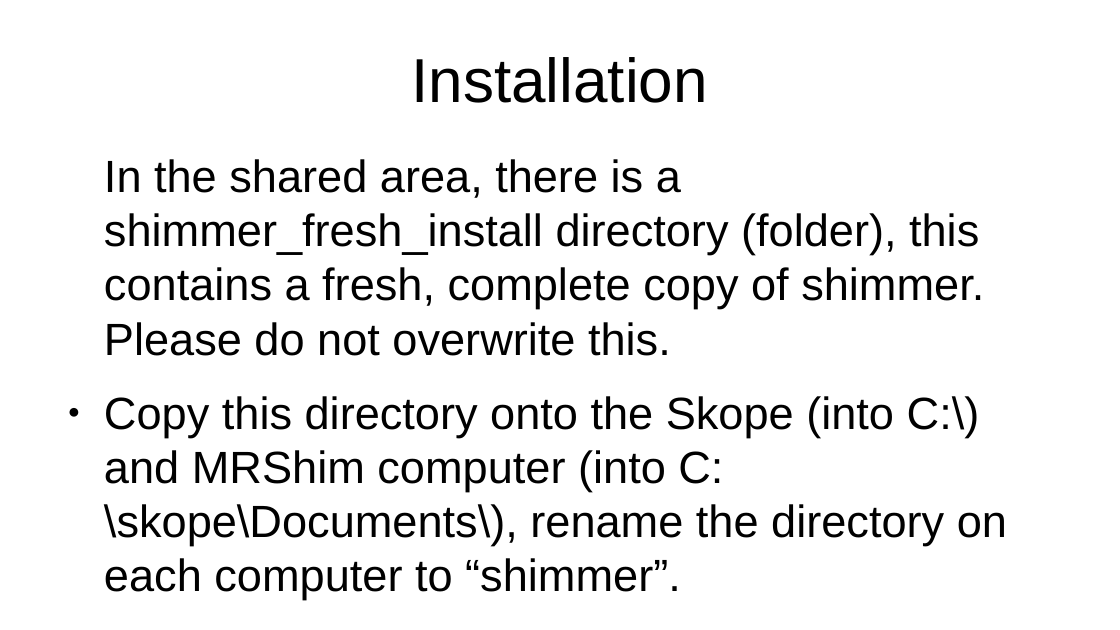
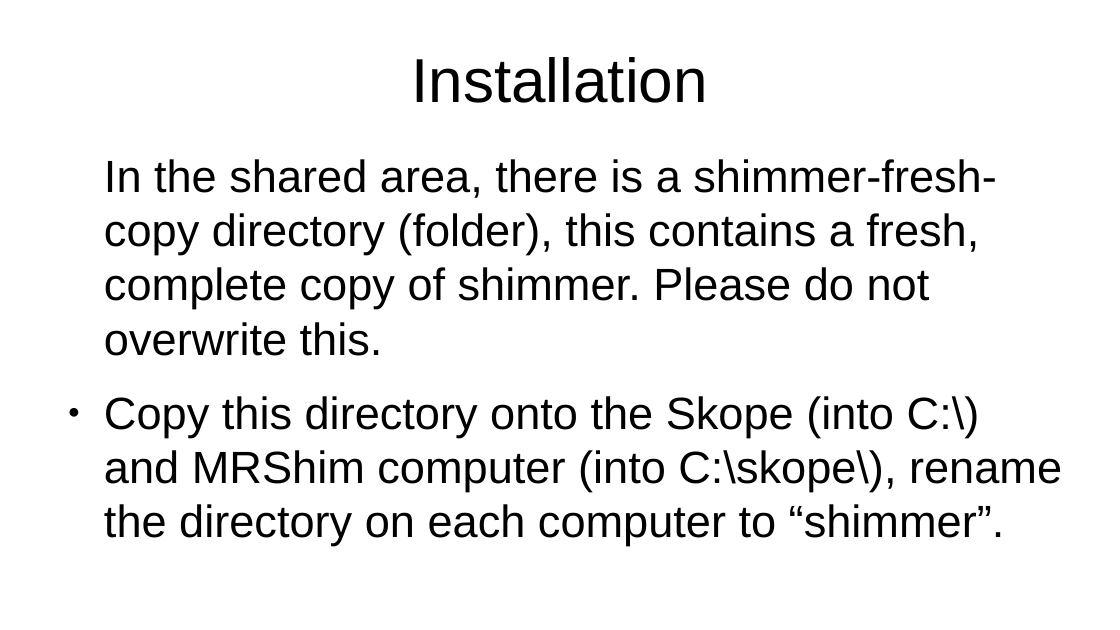
Before and after one commit to seventeenmagpie/skope-mrshim, a slide deck: slide 5 of shimmer/docs/user_guide_with_images.odp. Drawn at 1120x630 pixels with LibreOffice and Linux fonts; fonts in the diff are those of the drawing. Boxes give left, top, right and bottom in pixels: in the first picture for what was removed or moved away, otherwise in the second. Text is boxed around its words. In the diff, an @@ line names an element or a change of style, - is before the commit and + after.

Commit message:
Updated documentation with fresh screenshots.

```diff
--- a/shimmer/docs/user_guide_with_images.odp
+++ b/shimmer/docs/user_guide_with_images.odp
@@ text at (104, 159, 1062, 546): text changed @@
-In the shared area, there is a shimmer_fresh_install directory (folder), this contains a fresh, complete copy of shimmer. Please do not overwrite this.
-● Copy this directory onto the Skope (into C:\) and MRShim computer (into C:\skope\Documents\), rename the directory on each computer to “shimmer”.
+In the shared area, there is a shimmer-fresh-copy directory (folder), this contains a fresh, complete copy of shimmer. Please do not overwrite this.
+● Copy this directory onto the Skope (into C:\) and MRShim computer (into C:\skope\), rename the directory on each computer to “shimmer”.
```
Also in this commit, not shown: 24 other slides changed, 3 slides added, 1 other file.
